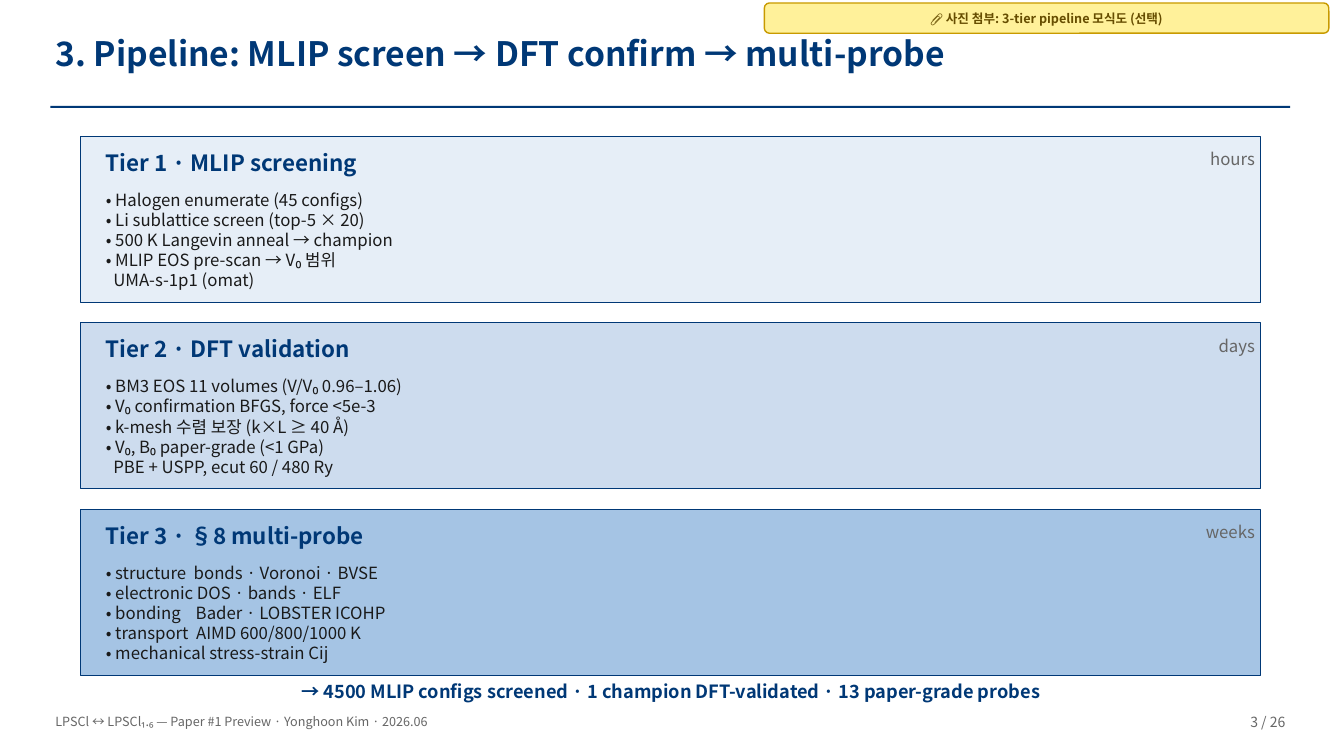
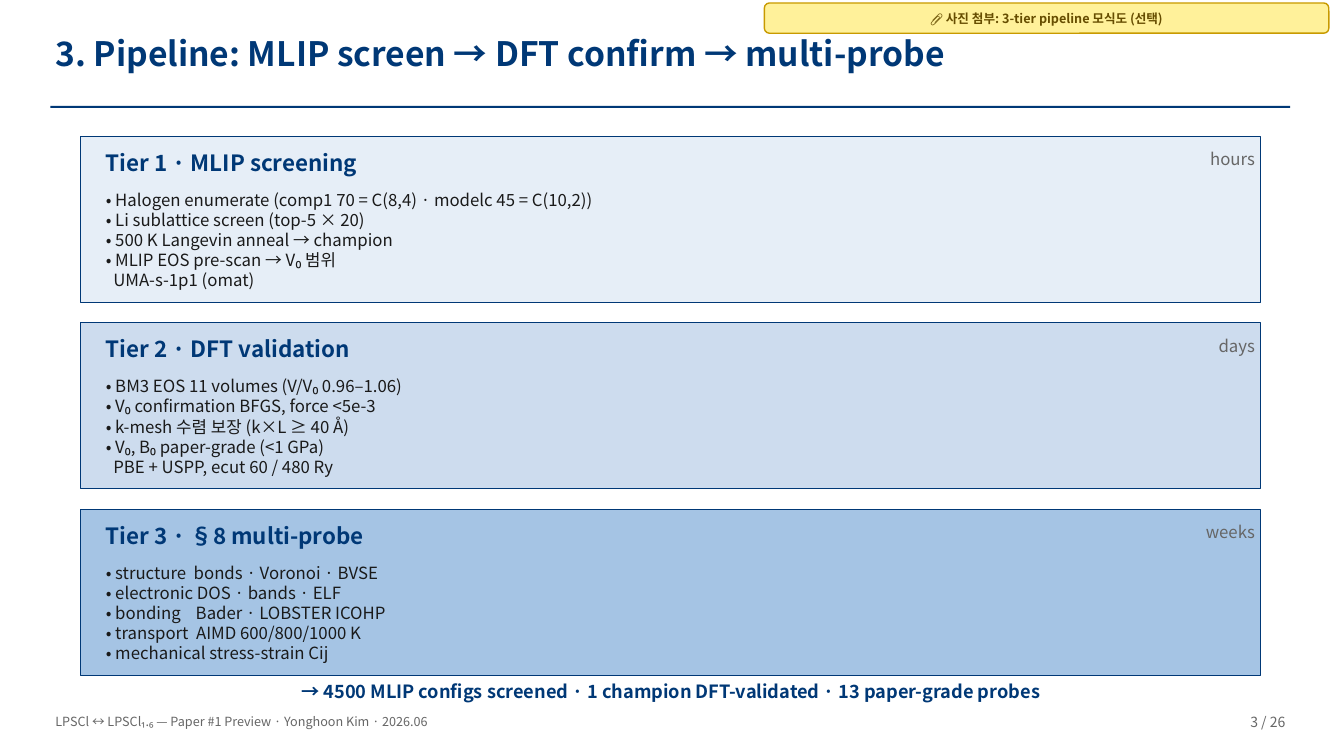
Before and after one commit to yonghoon7153-source/Yonghoon-DEM-DFT, a slide deck: slide 3 of kb/papers/lpscl_vs_lpscl16_seminar_v1.pptx. Drawn at 1344x756 pixels with LibreOffice and Linux fonts; fonts in the diff are those of the drawing. Boxes give left, top, right and bottom in pixels: in the first picture for what was removed or moved away, otherwise in the second. Text is boxed around its words. In the diff, an @@ line names an element or a change of style, - is before the commit and + after.

```diff
--- a/kb/papers/lpscl_vs_lpscl16_seminar_v1.pptx
+++ b/kb/papers/lpscl_vs_lpscl16_seminar_v1.pptx
@@ text at box(115, 192, 592, 210): text changed @@
-• Halogen enumerate (45 configs)
+• Halogen enumerate (comp1 70 = C(8,4) · modelc 45 = C(10,2))
```
Also in this commit, not shown: 2 other files.
